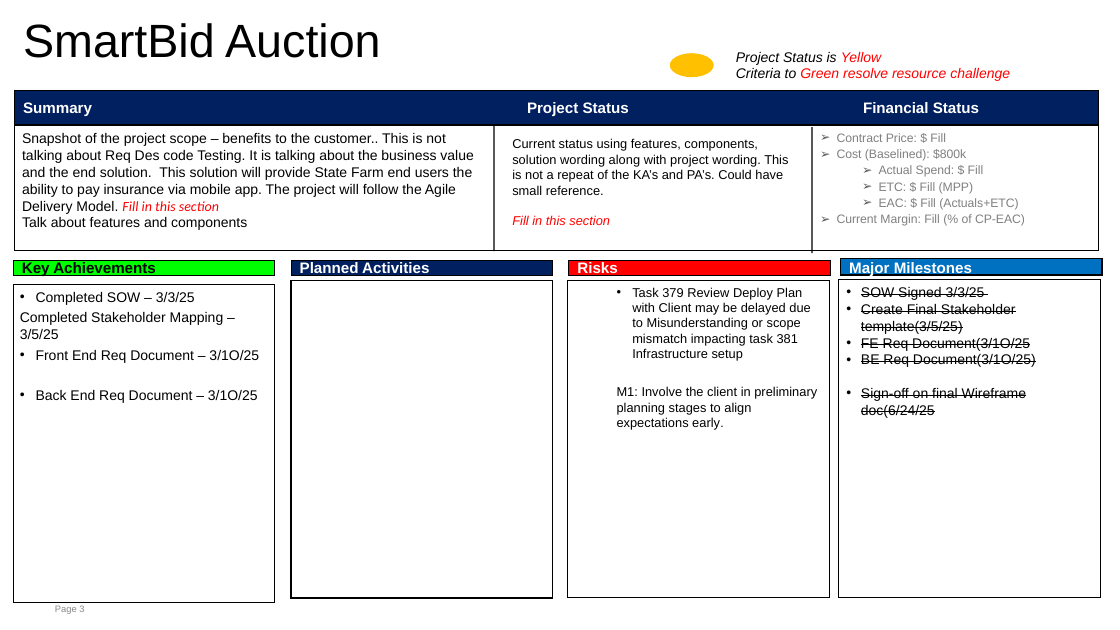
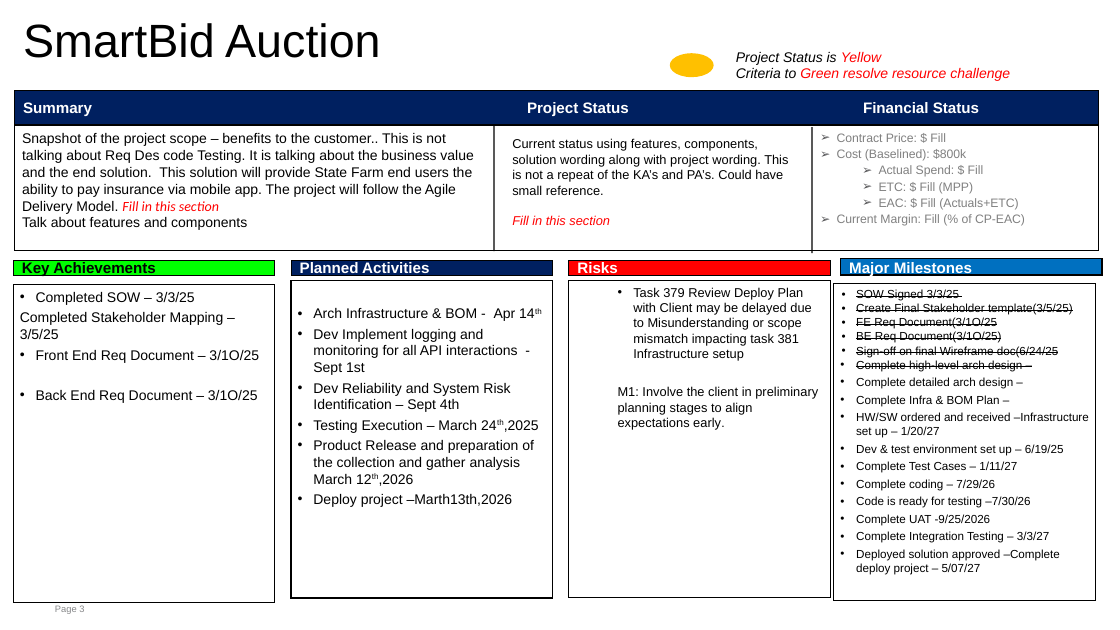
Before and after one commit to dkl520/cs7315_project, a slide deck: slide 3 of 3/group2 - proj3 (1).pptx. Drawn at 1120x630 pixels with LibreOffice and Linux fonts; fonts in the diff are those of the drawing. Boxes give left, top, right and bottom in pixels: in the first picture for what was removed or moved away, otherwise in the second. Text is boxed around its words. In the diff, an @@ line names an element or a change of style, - is before the commit and + after.

Commit message:
update ppt

```diff
--- a/3/group2 - proj3 (1).pptx
+++ b/3/group2 - proj3 (1).pptx
@@ rectangle "SOW Signed 3/3/25": place and size @@
-rectangle "SOW Signed 3/3/25" at <box>839,280,1100,597</box>
+rectangle "SOW Signed 3/3/25" at <box>834,283,1096,601</box>
@@ text in rectangle at <box>856,289,1073,357</box>: size 12 to 10 pt in "SOW Signed 3/3/25", "Create Final Stakeholder template(3/5/25)", "FE Req Document(3/1O/25", "BE Req Document(3/1O/25)" and 1 more places @@
@@ text in rectangle at <box>313,308,539,507</box>: text added @@
+• Arch Infrastructure & BOM - Apr 14th
+• Dev Implement logging and monitoring for all API interactions - Sept 1st
+• Dev Reliability and System Risk Identification – Sept 4th
+• Testing Execution – March 24th,2025
+• Product Release and preparation of the collection and gather analysis March 12th,2026
+• Deploy project –Marth13th,2026
@@ text in rectangle at <box>856,360,1089,575</box>: paragraphs added @@
+• Complete high-level arch design –
+• Complete detailed arch design –
+• Complete Infra & BOM Plan –
+• HW/SW ordered and received –Infrastructure set up – 1/20/27
+• Dev & test environment set up – 6/19/25
+• Complete Test Cases – 1/11/27
+• Complete coding – 7/29/26
+• Code is ready for testing –7/30/26
+• Complete UAT -9/25/2026
+• Complete Integration Testing – 3/3/27
+• Deployed solution approved –Complete deploy project – 5/07/27
```
